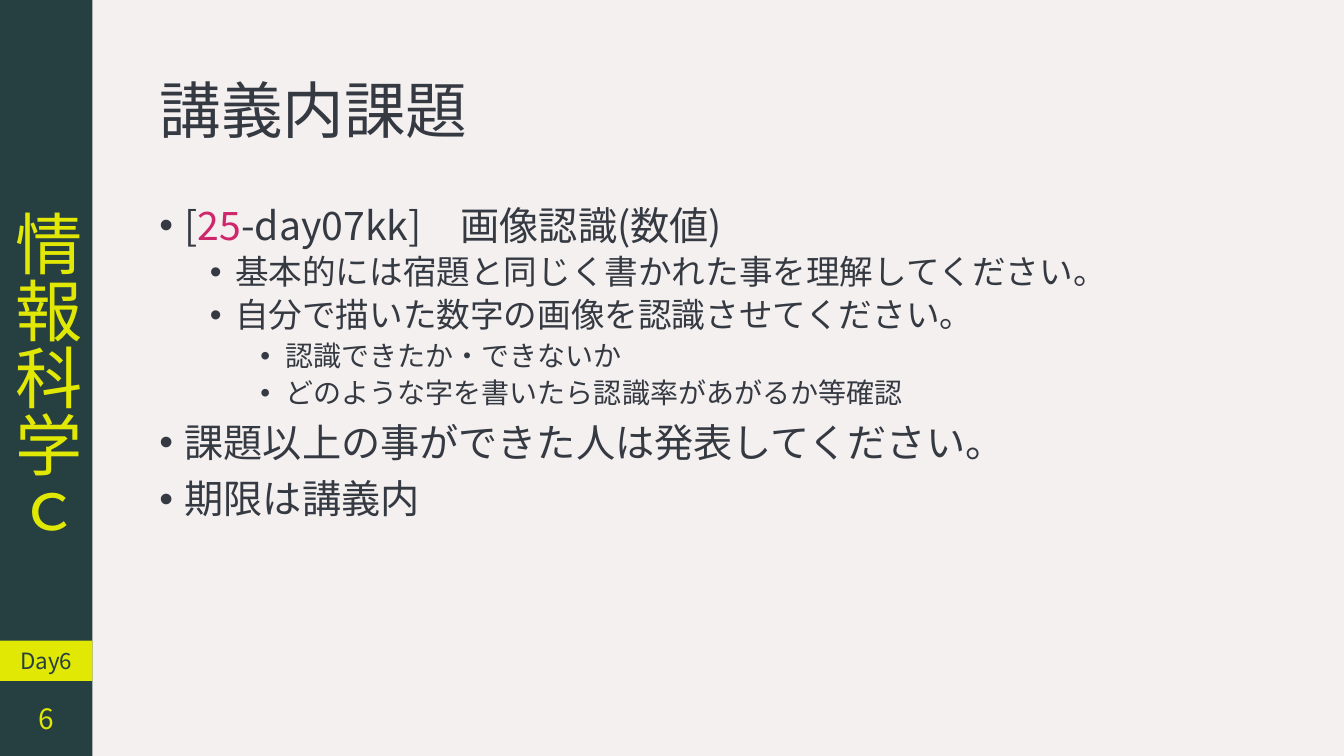
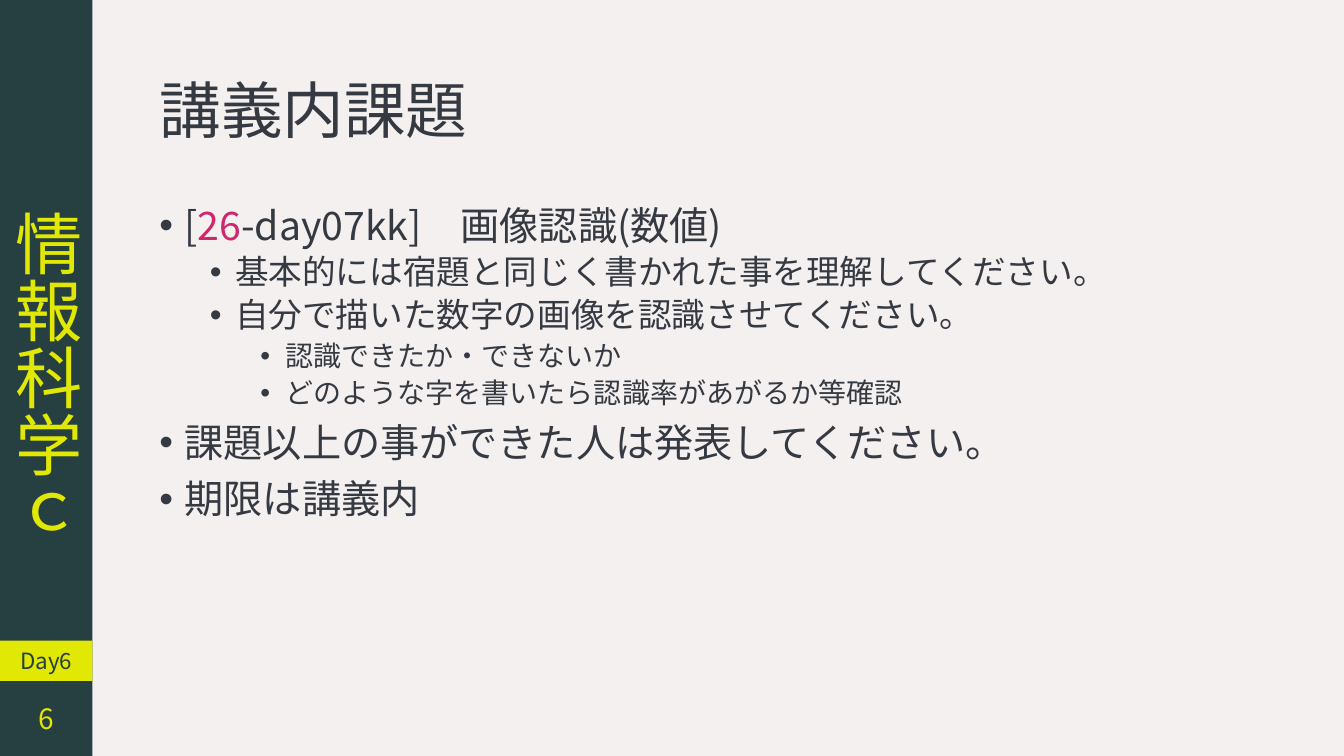
Before and after one commit to YokoyamaLab/PythonBasics, a slide deck: slide 6 of slides/computerScience_day7.pptx. Drawn at 1344x756 pixels with LibreOffice and Linux fonts; fonts in the diff are those of the drawing. Boxes give left, top, right and bottom in pixels: in the first picture for what was removed or moved away, otherwise in the second. Text is boxed around its words. In the diff, an @@ line names an element or a change of style, - is before the commit and + after.

Commit message:
slide rename

```diff
--- a/slides/computerScience_day7.pptx
+++ b/slides/computerScience_day7.pptx
@@ text at (x1=185, y1=207, x2=722, y2=249): text changed @@
-• [25-day07kk] 画像認識(数値)
+• [26-day07kk] 画像認識(数値)
```
Also in this commit, not shown: 1 other file.
